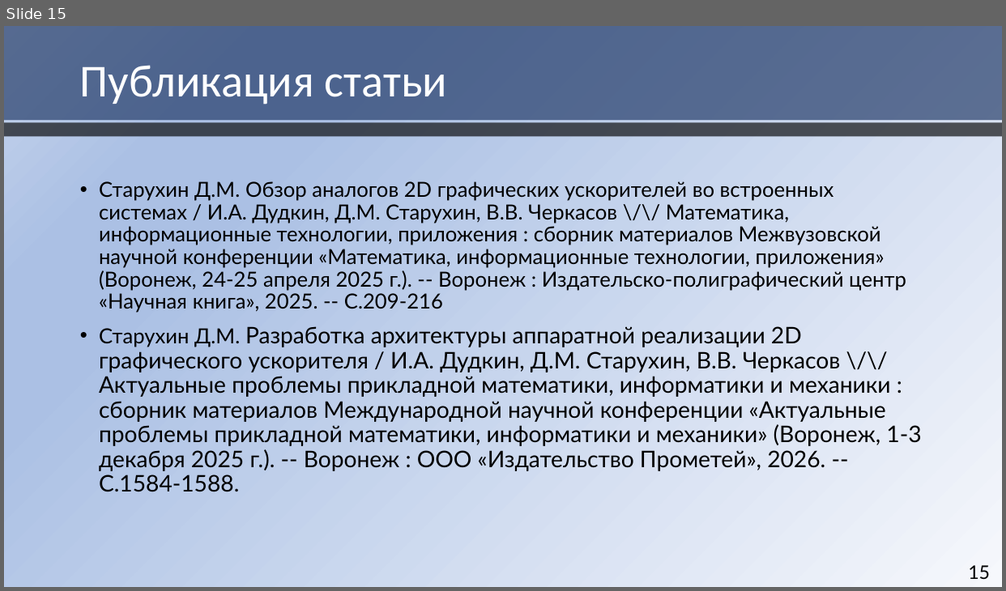
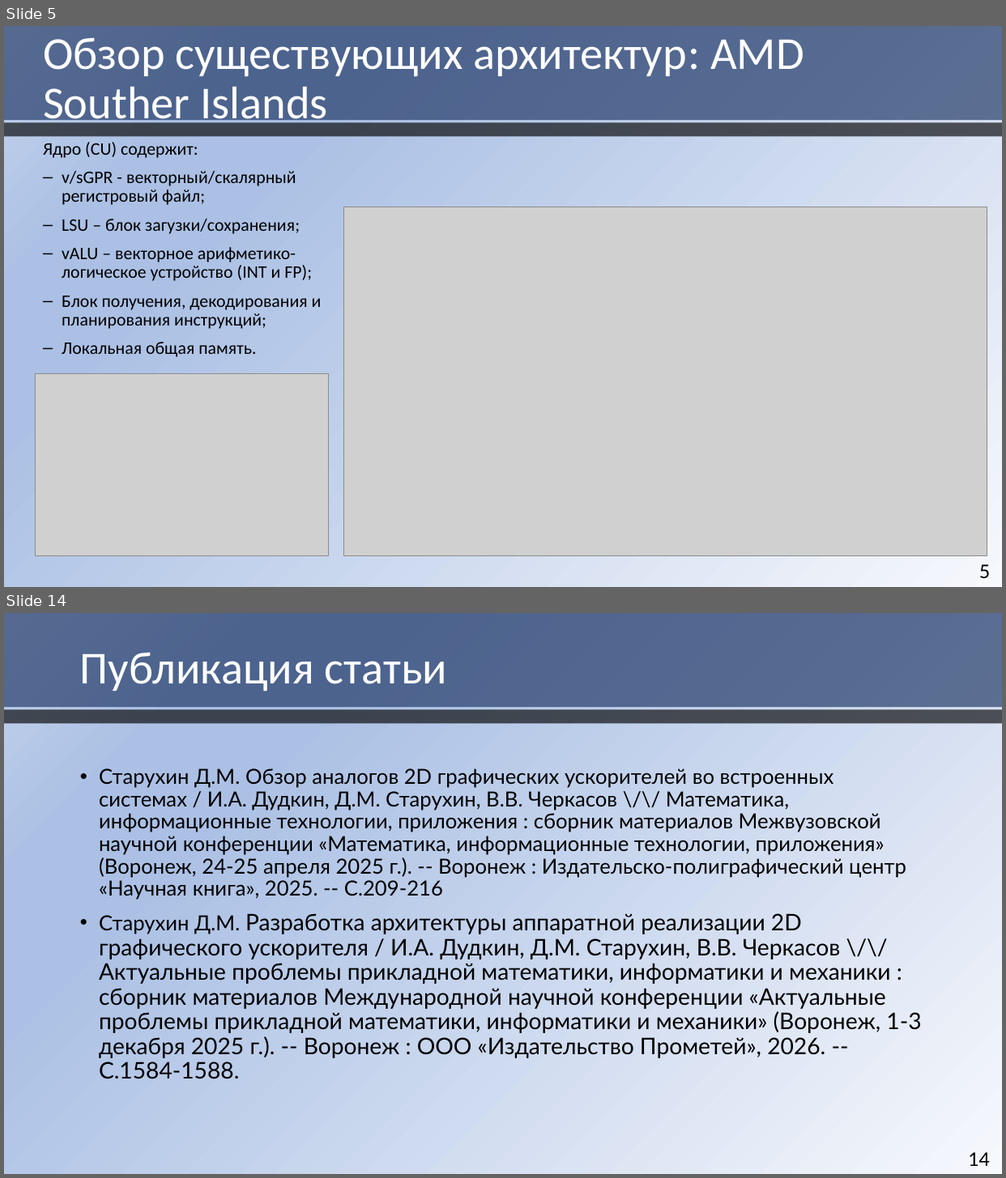
Before and after one commit to HaMeNopeDiot/hardware_gpu, a slide deck: docs/starukhin_dissertation/magister_pres.pptx. Shown one above the other, each under a label of ours: slide 15 before the commit, slides 5 and 14 after it; the slides between them are not shown. The pictures are 1006x591 and 1006x1178 pixels, drawn with LibreOffice and Linux fonts; fonts in the diff are those of the drawing; grey boxes stand for pictures. Boxes give left, top, right and bottom in pixels: in the first picture for what was removed or moved away, otherwise in the second. Text is boxed around its words. In the diff, an @@ line names an element or a change of style, - is before the commit and + after.

```diff
--- a/docs/starukhin_dissertation/magister_pres.pptx
+++ b/docs/starukhin_dissertation/magister_pres.pptx
@@ slide 5 added at bbox=[4, 26, 1002, 587], background gradient #F6F8FC to #ABC0E4 to #C7D5ED @@
@@ rectangle added at bbox=[4, 26, 1002, 120], fill #1A3260 at 65% opacity @@
@@ title added at bbox=[43, 37, 804, 130], 44 pt, text #FFFFFF @@
+Обзор существующих архитектур: AMD
+Souther Islands
@@ rectangle added at bbox=[4, 122, 1002, 136], fill #000000 at 65% opacity @@
@@ text added at bbox=[43, 142, 322, 357], 17 pt, text #000000 @@
+Ядро (CU) содержит:
+– v/sGPR - векторный/скалярный регистровый файл;
+– LSU – блок загузки/сохранения;
+– vALU – векторное арифметико-логическое устройство (INT и FP);
+– Блок получения, декодирования и планирования инструкций;
+– Локальная общая память.
@@ picture added at bbox=[344, 207, 987, 557] @@
@@ picture added at bbox=[36, 374, 328, 557] @@
@@ page number added at bbox=[979, 565, 990, 578], 18 pt, text #000000 @@
+5
@@ what was slide 15 is now slide 14 @@
@@ page number at bbox=[968, 1152, 990, 1166]: text changed @@
-15
+14
```
Also in this commit, not shown: 10 slides changed, 2 other slides added, 4 slides removed.
